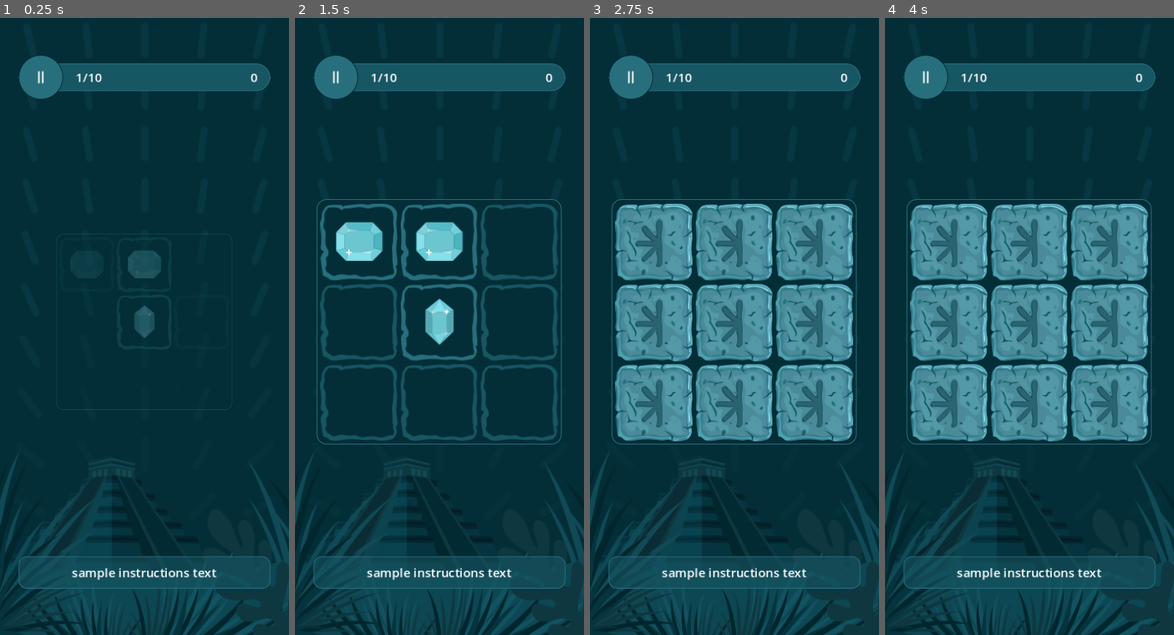
Above: before the commit, frames 1-4 (left to right).
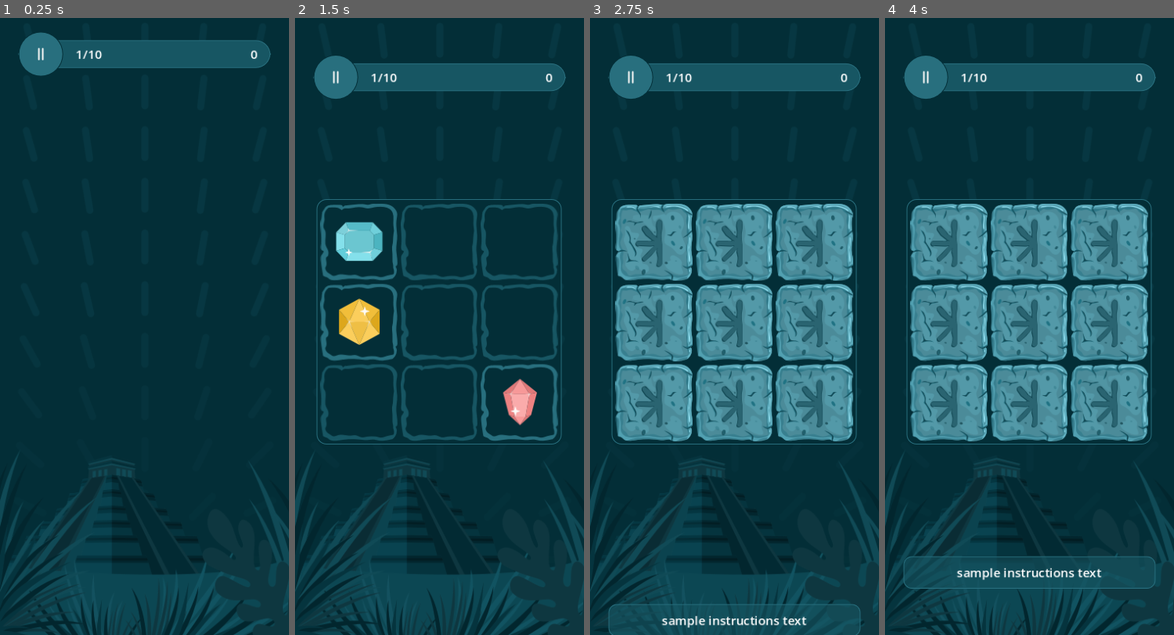
Above: after the commit, the same moments.

Repository: SugarF0x/hidden-gems-gd
Game: Godot game, scene res://hidden_gems_scene.tscn
Same seed, same stepped clock (60 frames per second), same inputs: the game is played once before the commit and once after it.
Inputs (mouse positions are in pixels of both pictures, inside the frame that each line leads up to):
- Up to frame 1 (0.25 s): no input
- Up to frame 2 (1.5 s): click (358, 240) at 0.52 s; click (358, 240) at 1.27 s
- Up to frame 3 (2.75 s): click (653, 240) at 2.02 s
- Up to frame 4 (4 s): tap Enter at 3.5 s

The runs differ from the first frame. In frame 1, 8.8% of the frame differs, in the area x 6-94%, y 2-93%; in frame 2, 6.0%; in frame 3, 2.9%; in frame 4, nothing differs.

Commit message:
move game scene to its own scene

Diff:
--- /dev/null
+++ b/game_scene.gd
@@ -0,0 +1,90 @@
+@tool
+extends MarginContainer
+
+@onready var hud: Hud = $Hud
+@onready var instructions: Instructions = $Instructions
+@onready var grid: GemGrid = $Grid
+
+var gem_count: int = 3
+
+func _ready() -> void:
+	set_hud_target_positions()
+	set_instructions_target_positions()
+	grid.gem_clicked.connect(on_gem_pressed)
+	if not Engine.is_editor_hint():
+		set_starting_node_properties()
+		await hud_in(true)
+		start_round()
+	else: randomize_gem_indexes()
+
+func set_starting_node_properties():
+	grid.modulate.a = 0
+	create_tween().tween_property(instructions, 'position', instructions_out_of_bounds_position, 0.0)
+
+func start_round() -> void:
+	randomize_gem_indexes()
+	grid.disable_gems()
+	grid.fade(false)
+	grid.reveal_gems()
+	await get_tree().create_timer(2.0).timeout
+	await grid.play_gems_press(true)
+	grid.hide_gems()
+	await grid.play_gems_press(false)
+	await instructions_in(true)
+	grid.enable_gems()
+
+func finish_round() -> void:
+	grid.disable_gems()
+	for index in grid.gems.size():
+		var gem = grid.gems[index]
+		if index not in grid.correct_gem_indexes: continue
+		if gem.state == Gem.BackgroundState.HIDDEN: gem.state = Gem.BackgroundState.MISSED if index in grid.correct_gem_indexes else Gem.BackgroundState.EMPTY
+
+	await get_tree().create_timer(2.0).timeout
+	await instructions_in(false)
+	await grid.fade(true)
+	grid.redraw_grid()
+	hud.current_round += 1
+	hud.score += 100
+	start_round()
+
+func randomize_gem_indexes() -> void:
+	var pool: Array[int] = []
+	for i in range(grid.width * grid.height): pool.append(i)
+	pool.shuffle()
+	grid.correct_gem_indexes = pool.slice(0, gem_count)
+
+var hud_out_of_bounds_position: Vector2
+var hud_initial_position: Vector2
+func set_hud_target_positions() -> void:
+	hud_initial_position = Vector2(get_theme_constant("margin_left"), get_theme_constant("margin_top"))
+	hud_out_of_bounds_position = Vector2(hud_initial_position.x, -hud_initial_position.y - hud.get_size().y)
+
+var instructions_out_of_bounds_position: Vector2
+var instructions_initial_position: Vector2
+func set_instructions_target_positions() -> void:
+	instructions_initial_position = Vector2(get_theme_constant("margin_left"), get_size().y - get_theme_constant("margin_bottom") - instructions.get_size().y)
+	instructions_out_of_bounds_position = Vector2(instructions_initial_position.x, get_size().y)
+
+func hud_in(val: bool) -> Signal:
+	var tween = create_tween()
+	tween.tween_property(hud, "position", hud_out_of_bounds_position if val else hud_initial_position, 0.0)
+	tween.tween_property(hud, "position", hud_initial_position if val else hud_out_of_bounds_position, 0.3)
+	return tween.finished
+
+# TODO: fix auto repositioning on grid_redraw, perhaps set the out-of-bounds position as initial? question mark?
+func instructions_in(val: bool) -> Signal:
+	var tween = create_tween()
+	tween.tween_property(instructions, "position", instructions_out_of_bounds_position if val else instructions_initial_position, 0.0)
+	tween.tween_property(instructions, "position", instructions_initial_position if val else instructions_out_of_bounds_position, 0.3)
+	return tween.finished
+
+var gems_revealed: int = 0
+func on_gem_pressed(index: int) -> void:
+	gems_revealed += 1
+	var gem = grid.gems[index]
+	gem.state = Gem.BackgroundState.FOUND if index in grid.correct_gem_indexes else Gem.BackgroundState.WRONG
+	gem.disable()
+	if gems_revealed >= grid.correct_gem_indexes.size():
+		gems_revealed = 0
+		finish_round()
--- /dev/null
+++ b/game_scene.tscn
@@ -0,0 +1,32 @@
+[gd_scene load_steps=5 format=3 uid="uid://c0uit3ap00f1p"]
+
+[ext_resource type="Script" path="res://game_scene.gd" id="1_3pe30"]
+[ext_resource type="PackedScene" uid="uid://c1d48fc3udopa" path="res://hud.tscn" id="1_7lggq"]
+[ext_resource type="PackedScene" uid="uid://dp072yb4so4dj" path="res://instructions.tscn" id="2_fu5pw"]
+[ext_resource type="PackedScene" uid="uid://rhrcaxbp0wpy" path="res://grid.tscn" id="3_545e7"]
+
+[node name="GameScene" type="MarginContainer"]
+anchors_preset = 15
+anchor_right = 1.0
+anchor_bottom = 1.0
+grow_horizontal = 2
+grow_vertical = 2
+theme_override_constants/margin_left = 24
+theme_override_constants/margin_top = 60
+theme_override_constants/margin_right = 24
+theme_override_constants/margin_bottom = 60
+script = ExtResource("1_3pe30")
+
+[node name="Hud" parent="." instance=ExtResource("1_7lggq")]
+layout_mode = 2
+size_flags_vertical = 0
+
+[node name="Grid" parent="." instance=ExtResource("3_545e7")]
+layout_mode = 2
+size_flags_horizontal = 4
+size_flags_vertical = 4
+width = 3
+correct_gem_indexes = Array[int]([5, 6, 3])
+
+[node name="Instructions" parent="." instance=ExtResource("2_fu5pw")]
+layout_mode = 2
--- a/gem.tscn
+++ b/gem.tscn
@@ -2,7 +2,7 @@
 
 [ext_resource type="Script" path="res://gem.gd" id="1_e1ali"]
 [ext_resource type="Texture2D" uid="uid://dpgew03covbjf" path="res://assets/backgrounds/found.svg" id="2_p743g"]
-[ext_resource type="Texture2D" uid="uid://bjqps6o0sqyr6" path="res://assets/gems/4.svg" id="3_q74qj"]
+[ext_resource type="Texture2D" uid="uid://bj58isrj3rn1v" path="res://assets/gems/11.svg" id="3_ta31h"]
 
 [sub_resource type="Animation" id="Animation_et3wj"]
 length = 0.001
@@ -106,7 +106,7 @@
 offset_bottom = 34.0
 grow_horizontal = 2
 grow_vertical = 2
-texture = ExtResource("3_q74qj")
+texture = ExtResource("3_ta31h")
 
 [node name="Button" type="Button" parent="."]
 layout_mode = 1
--- a/hidden_gems_scene.gd
+++ /dev/null
@@ -1,51 +0,0 @@
-extends Node
-
-@onready var hud: Hud = $UI/ContentContainer/Hud
-@onready var instructions: Instructions = $UI/ContentContainer/Instructions
-@onready var grid: GemGrid = $UI/ContentContainer/Grid
-
-var gem_count: int = 3
-
-func _ready() -> void:
-	grid.gem_clicked.connect(on_gem_pressed)
-	start_round()
-
-func start_round() -> void:
-	randomize_gem_indexes()
-	grid.disable_gems()
-	grid.fade(false)
-	grid.reveal_gems()
-	await grid.get_tree().create_timer(2.0).timeout
-	await grid.play_gems_press(true)
-	grid.hide_gems()
-	await grid.play_gems_press(false)
-	grid.enable_gems()
-
-func finish_round() -> void:
-	grid.disable_gems()
-	for index in grid.gems.size():
-		var gem = grid.gems[index]
-		if index not in grid.correct_gem_indexes: continue
-		if gem.state == Gem.BackgroundState.HIDDEN: gem.state = Gem.BackgroundState.MISSED if index in grid.correct_gem_indexes else Gem.BackgroundState.EMPTY
-
-	await get_tree().create_timer(2.0).timeout
-	await grid.fade(true)
-	grid.redraw_grid()
-	hud.current_round += 1
-	hud.score += 100
-	start_round()
-
-func randomize_gem_indexes() -> void:
-	var pool: Array[int] = []
-	for i in range(grid.width * grid.height): pool.append(i)
-	pool.shuffle()
-	grid.correct_gem_indexes = pool.slice(0, gem_count)
-
-var gems_revealed: int = 0
-func on_gem_pressed(index: int) -> void:
-	gems_revealed += 1
-	var gem = grid.gems[index]
-	gem.state = Gem.BackgroundState.FOUND if index in grid.correct_gem_indexes else Gem.BackgroundState.WRONG
-	if gems_revealed >= grid.correct_gem_indexes.size():
-		gems_revealed = 0
-		finish_round()
--- a/hidden_gems_scene.tscn
+++ b/hidden_gems_scene.tscn
@@ -1,14 +1,10 @@
-[gd_scene load_steps=7 format=3 uid="uid://do2c2yhxyuery"]
+[gd_scene load_steps=4 format=3 uid="uid://do2c2yhxyuery"]
 
-[ext_resource type="Script" path="res://hidden_gems_scene.gd" id="1_5gwpp"]
-[ext_resource type="PackedScene" uid="uid://c1d48fc3udopa" path="res://hud.tscn" id="1_ji2v6"]
 [ext_resource type="Texture2D" uid="uid://m4k810srmrml" path="res://assets/background-1.svg" id="1_w2h53"]
-[ext_resource type="PackedScene" uid="uid://dp072yb4so4dj" path="res://instructions.tscn" id="2_faga1"]
 [ext_resource type="Texture2D" uid="uid://cs4dan6tortjv" path="res://assets/background-2.svg" id="2_sbatb"]
-[ext_resource type="PackedScene" uid="uid://rhrcaxbp0wpy" path="res://grid.tscn" id="3_jakn1"]
+[ext_resource type="PackedScene" uid="uid://c0uit3ap00f1p" path="res://game_scene.tscn" id="4_npw8m"]
 
 [node name="HiddenGemsScene" type="Node"]
-script = ExtResource("1_5gwpp")
 
 [node name="UI" type="Control" parent="."]
 layout_mode = 3
@@ -43,28 +39,5 @@
 grow_vertical = 0
 texture = ExtResource("2_sbatb")
 
-[node name="ContentContainer" type="MarginContainer" parent="UI"]
+[node name="GameScene" parent="UI" instance=ExtResource("4_npw8m")]
 layout_mode = 1
-anchors_preset = 15
-anchor_right = 1.0
-anchor_bottom = 1.0
-grow_horizontal = 2
-grow_vertical = 2
-theme_override_constants/margin_left = 24
-theme_override_constants/margin_top = 60
-theme_override_constants/margin_right = 24
-theme_override_constants/margin_bottom = 60
-
-[node name="Hud" parent="UI/ContentContainer" instance=ExtResource("1_ji2v6")]
-layout_mode = 2
-size_flags_vertical = 0
-
-[node name="Instructions" parent="UI/ContentContainer" instance=ExtResource("2_faga1")]
-layout_mode = 2
-
-[node name="Grid" parent="UI/ContentContainer" instance=ExtResource("3_jakn1")]
-layout_mode = 2
-size_flags_horizontal = 4
-size_flags_vertical = 4
-width = 3
-correct_gem_indexes = Array[int]([1, 8, 2])
Not shown, added: gam6B28.tmp
